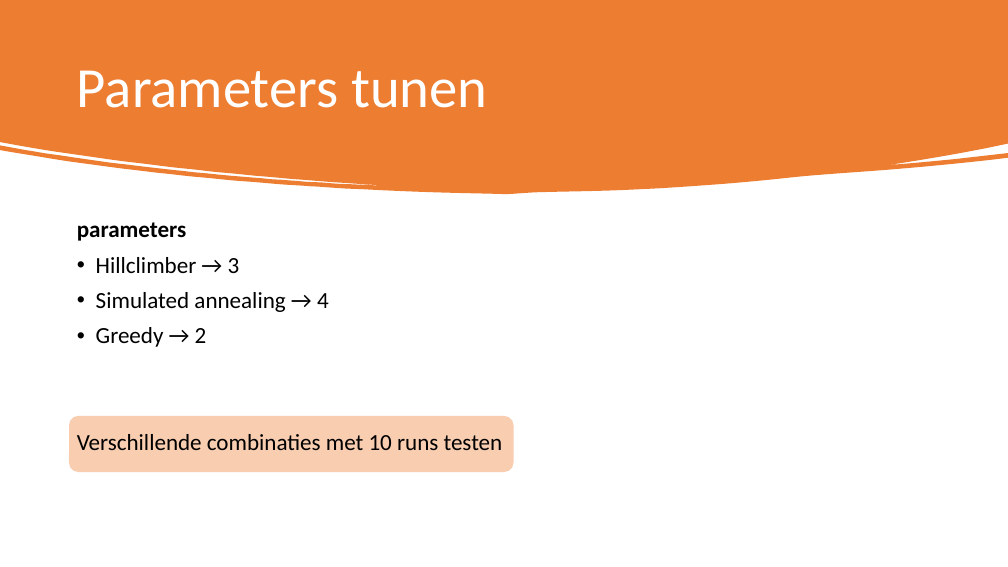
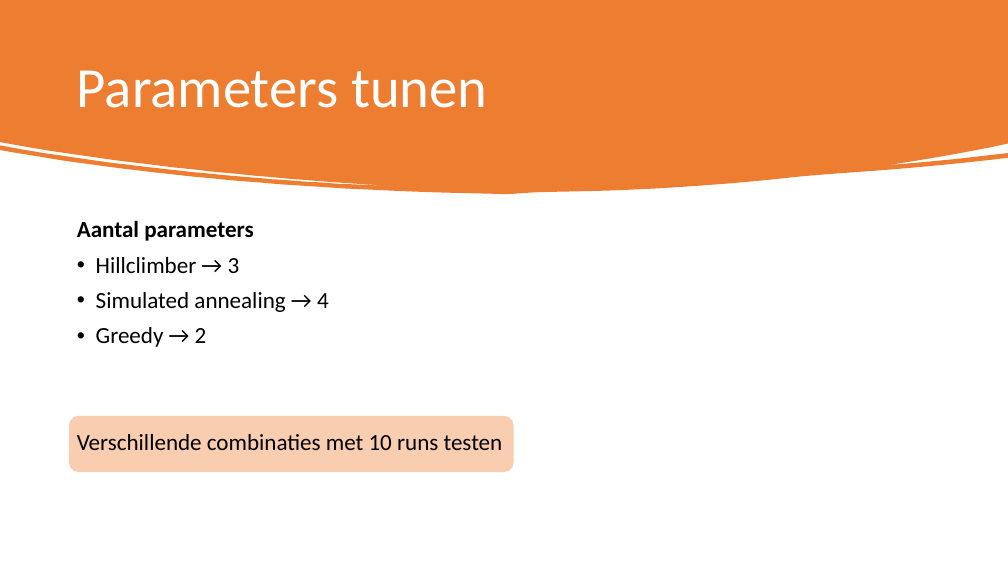
Before and after one commit to NinaAlblasMinorAI/RoosterRulers, a slide deck: slide 21 of doc/Presentatie.pptx (slide 11 before the commit). Drawn at 1008x567 pixels with LibreOffice and Linux fonts; fonts in the diff are those of the drawing. Boxes give left, top, right and bottom in pixels: in the first picture for what was removed or moved away, otherwise in the second. Text is boxed around its words. In the diff, an @@ line names an element or a change of style, - is before the commit and + after.

```diff
--- a/doc/Presentatie.pptx
+++ b/doc/Presentatie.pptx
@@ text at bbox=[77, 220, 253, 241]: text changed @@
-parameters
+Aantal parameters
```
Also in this commit, not shown: 11 other slides changed, 2 slides added, 1 other file.
